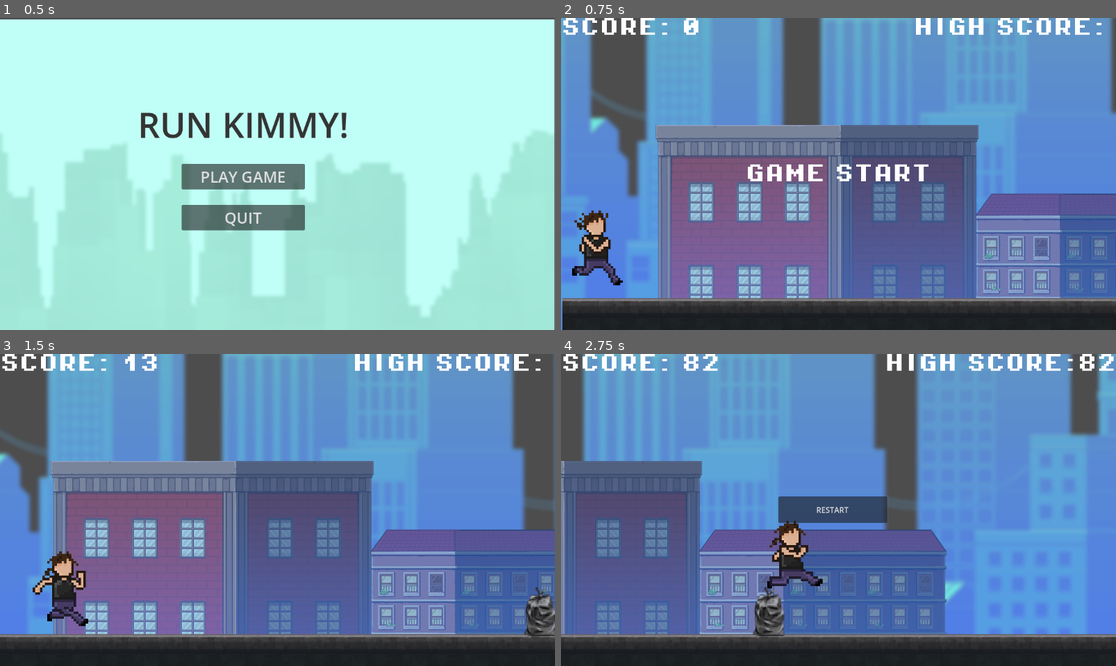
Above: before the commit, frames 1-4 (two rows, left to right).
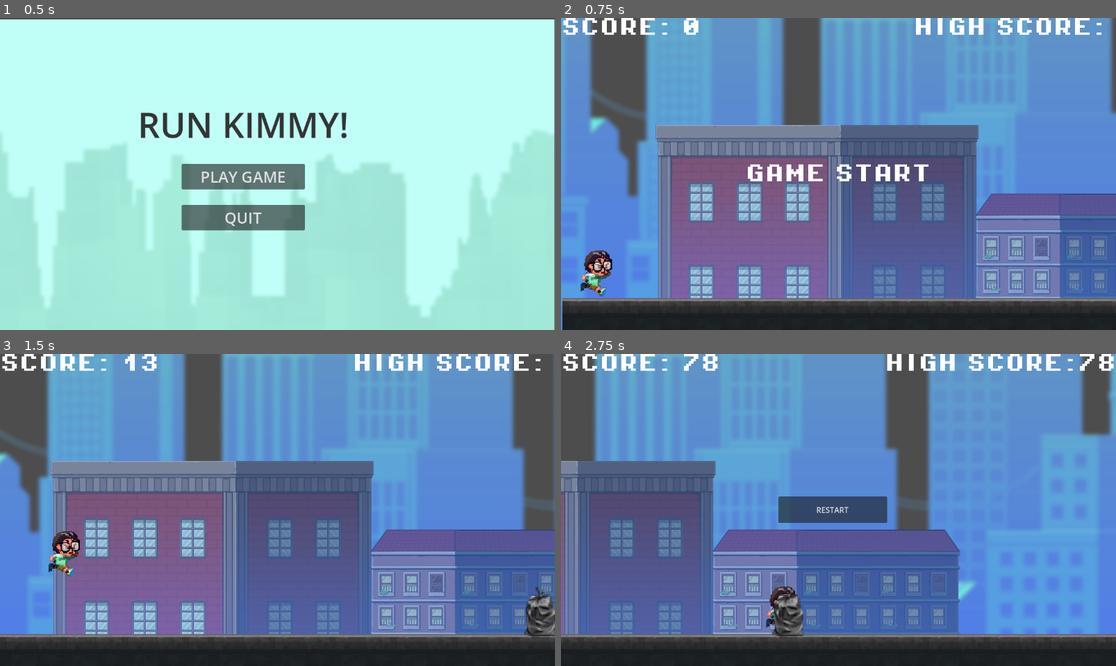
Above: after the commit, the same moments.

Repository: Chantology/runkimmy
Game: Godot game, scene res://scenes/ui/main_menu.tscn
Same seed, same stepped clock (60 frames per second), same inputs: the game is played once before the commit and once after it.
Inputs:
- Up to frame 1 (0.5 s): no input
- Up to frame 2 (0.75 s): click "PLAY GAME" at 0.5 s
- Up to frame 3 (1.5 s): tap Enter (ui_accept) at 1.25 s; hold Right (ui_right) from 1.28 s (still down)
- Up to frame 4 (2.75 s): keep holding Right (ui_right); tap Enter (ui_accept) at 1.52, 2.27 s

Frame 1 is identical in both runs. In frame 2, 1.3% of the frame differs, in the area x 2-12%, y 61-90%; in frame 3, 1.5%; in frame 4, 18%, in the area x 0-100%, y 0-92%.

Commit message:
- Kim is in the Game!!!

Diff:
--- a/scenes/player.tscn
+++ b/scenes/player.tscn
@@ -1,61 +1,49 @@
-[gd_scene load_steps=18 format=3 uid="uid://ptdpxajc2lr6"]
+[gd_scene load_steps=15 format=3 uid="uid://ptdpxajc2lr6"]
 
 [ext_resource type="Script" path="res://scripts/player.gd" id="1_1ky5r"]
-[ext_resource type="Texture2D" uid="uid://bl82ncvwuyeyl" path="res://assets/sprites/char_run.png" id="1_a4uvc"]
+[ext_resource type="Texture2D" uid="uid://ef011dnpptlb" path="res://assets/sprites/runkimmy_kimmy_spritesheet_v002.png" id="2_hcr51"]
 
-[sub_resource type="AtlasTexture" id="AtlasTexture_8vkyp"]
-atlas = ExtResource("1_a4uvc")
-region = Rect2(224, 0, 32, 35)
+[sub_resource type="AtlasTexture" id="AtlasTexture_kmrm1"]
+atlas = ExtResource("2_hcr51")
+region = Rect2(1000, 0, 1000, 1000)
 
-[sub_resource type="AtlasTexture" id="AtlasTexture_j1pbs"]
-atlas = ExtResource("1_a4uvc")
-region = Rect2(32, 0, 32, 35)
+[sub_resource type="AtlasTexture" id="AtlasTexture_uv1j8"]
+atlas = ExtResource("2_hcr51")
+region = Rect2(2000, 0, 1000, 1000)
 
-[sub_resource type="AtlasTexture" id="AtlasTexture_wl3jr"]
-atlas = ExtResource("1_a4uvc")
-region = Rect2(0, 0, 32, 35)
+[sub_resource type="AtlasTexture" id="AtlasTexture_7ftj7"]
+atlas = ExtResource("2_hcr51")
+region = Rect2(1000, 0, 1000, 1000)
 
-[sub_resource type="AtlasTexture" id="AtlasTexture_demk4"]
-atlas = ExtResource("1_a4uvc")
-region = Rect2(192, 0, 32, 35)
+[sub_resource type="AtlasTexture" id="AtlasTexture_hiv4x"]
+atlas = ExtResource("2_hcr51")
+region = Rect2(2000, 0, 1000, 1000)
 
-[sub_resource type="AtlasTexture" id="AtlasTexture_bh0yh"]
-atlas = ExtResource("1_a4uvc")
-region = Rect2(0, 0, 32, 35)
+[sub_resource type="AtlasTexture" id="AtlasTexture_1xj8k"]
+atlas = ExtResource("2_hcr51")
+region = Rect2(0, 1000, 1000, 1000)
 
-[sub_resource type="AtlasTexture" id="AtlasTexture_uv3k7"]
-atlas = ExtResource("1_a4uvc")
-region = Rect2(32, 0, 32, 35)
+[sub_resource type="AtlasTexture" id="AtlasTexture_nlkvq"]
+atlas = ExtResource("2_hcr51")
+region = Rect2(1000, 1000, 1000, 1000)
 
-[sub_resource type="AtlasTexture" id="AtlasTexture_wfq5i"]
-atlas = ExtResource("1_a4uvc")
-region = Rect2(64, 0, 32, 35)
+[sub_resource type="AtlasTexture" id="AtlasTexture_hdwf3"]
+atlas = ExtResource("2_hcr51")
+region = Rect2(2000, 1000, 1000, 1000)
 
-[sub_resource type="AtlasTexture" id="AtlasTexture_b7th0"]
-atlas = ExtResource("1_a4uvc")
-region = Rect2(96, 0, 32, 35)
+[sub_resource type="AtlasTexture" id="AtlasTexture_0l0xe"]
+atlas = ExtResource("2_hcr51")
+region = Rect2(0, 2000, 1000, 1000)
 
-[sub_resource type="AtlasTexture" id="AtlasTexture_ku65m"]
-atlas = ExtResource("1_a4uvc")
-region = Rect2(128, 0, 32, 35)
-
-[sub_resource type="AtlasTexture" id="AtlasTexture_u52hl"]
-atlas = ExtResource("1_a4uvc")
-region = Rect2(160, 0, 32, 35)
-
-[sub_resource type="AtlasTexture" id="AtlasTexture_f36xm"]
-atlas = ExtResource("1_a4uvc")
-region = Rect2(192, 0, 32, 35)
-
-[sub_resource type="AtlasTexture" id="AtlasTexture_l4a83"]
-atlas = ExtResource("1_a4uvc")
-region = Rect2(224, 0, 32, 35)
+[sub_resource type="AtlasTexture" id="AtlasTexture_filnu"]
+atlas = ExtResource("2_hcr51")
+region = Rect2(1000, 2000, 1000, 1000)
 
 [sub_resource type="SpriteFrames" id="SpriteFrames_foqpk"]
 animations = [{
 "frames": [{
 "duration": 1.0,
-"texture": SubResource("AtlasTexture_8vkyp")
+"texture": SubResource("AtlasTexture_kmrm1")
 }],
 "loop": true,
 "name": &"idle",
@@ -63,13 +51,7 @@
 }, {
 "frames": [{
 "duration": 1.0,
-"texture": SubResource("AtlasTexture_j1pbs")
-}, {
-"duration": 1.0,
-"texture": SubResource("AtlasTexture_wl3jr")
-}, {
-"duration": 1.0,
-"texture": SubResource("AtlasTexture_demk4")
+"texture": SubResource("AtlasTexture_uv1j8")
 }],
 "loop": false,
 "name": &"jump",
@@ -77,32 +59,29 @@
 }, {
 "frames": [{
 "duration": 1.0,
-"texture": SubResource("AtlasTexture_bh0yh")
+"texture": SubResource("AtlasTexture_7ftj7")
 }, {
 "duration": 1.0,
-"texture": SubResource("AtlasTexture_uv3k7")
+"texture": SubResource("AtlasTexture_hiv4x")
 }, {
 "duration": 1.0,
-"texture": SubResource("AtlasTexture_wfq5i")
+"texture": SubResource("AtlasTexture_1xj8k")
 }, {
 "duration": 1.0,
-"texture": SubResource("AtlasTexture_b7th0")
+"texture": SubResource("AtlasTexture_nlkvq")
 }, {
 "duration": 1.0,
-"texture": SubResource("AtlasTexture_ku65m")
+"texture": SubResource("AtlasTexture_hdwf3")
 }, {
 "duration": 1.0,
-"texture": SubResource("AtlasTexture_u52hl")
+"texture": SubResource("AtlasTexture_0l0xe")
 }, {
 "duration": 1.0,
-"texture": SubResource("AtlasTexture_f36xm")
-}, {
-"duration": 1.0,
-"texture": SubResource("AtlasTexture_l4a83")
+"texture": SubResource("AtlasTexture_filnu")
 }],
 "loop": true,
 "name": &"run",
-"speed": 10.0
+"speed": 12.0
 }]
 
 [sub_resource type="RectangleShape2D" id="RectangleShape2D_3nvyc"]
@@ -112,22 +91,23 @@
 size = Vector2(48, 44)
 
 [node name="player" type="CharacterBody2D"]
-position = Vector2(17, -16)
+position = Vector2(-40, 78)
 script = ExtResource("1_1ky5r")
 
 [node name="AnimatedSprite2D" type="AnimatedSprite2D" parent="."]
 z_index = 1
 texture_filter = 1
-position = Vector2(40, -83)
-scale = Vector2(5, 5)
+position = Vector2(40, 24)
+scale = Vector2(0.1, 0.1)
 sprite_frames = SubResource("SpriteFrames_foqpk")
-animation = &"idle"
+animation = &"run"
 autoplay = "run"
+frame_progress = 0.822045
 
 [node name="RunCol" type="CollisionShape2D" parent="."]
-position = Vector2(44.5, -70.5)
+position = Vector2(44.5, 4)
 shape = SubResource("RectangleShape2D_3nvyc")
 
 [node name="DuckCol" type="CollisionShape2D" parent="."]
-position = Vector2(44, -35)
+position = Vector2(44, 39.5)
 shape = SubResource("RectangleShape2D_3as7c")
Binary file added: assets/sprites/runkimmy_kimmy_spritesheet_v002.png
Not shown, added: assets/sprites/runkimmy_kimmy_spritesheet_v002.png.import
Not shown, changed: export_presets.cfg
Not shown, changed: .gitignore
